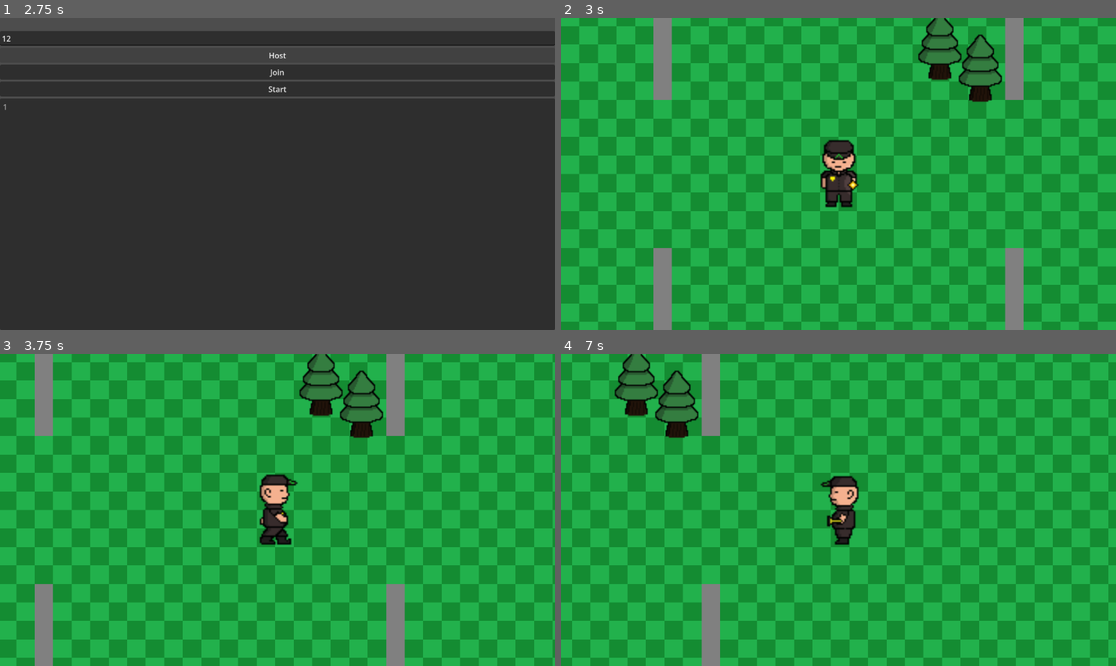
Above: before the commit, frames 1-4 (two rows, left to right).
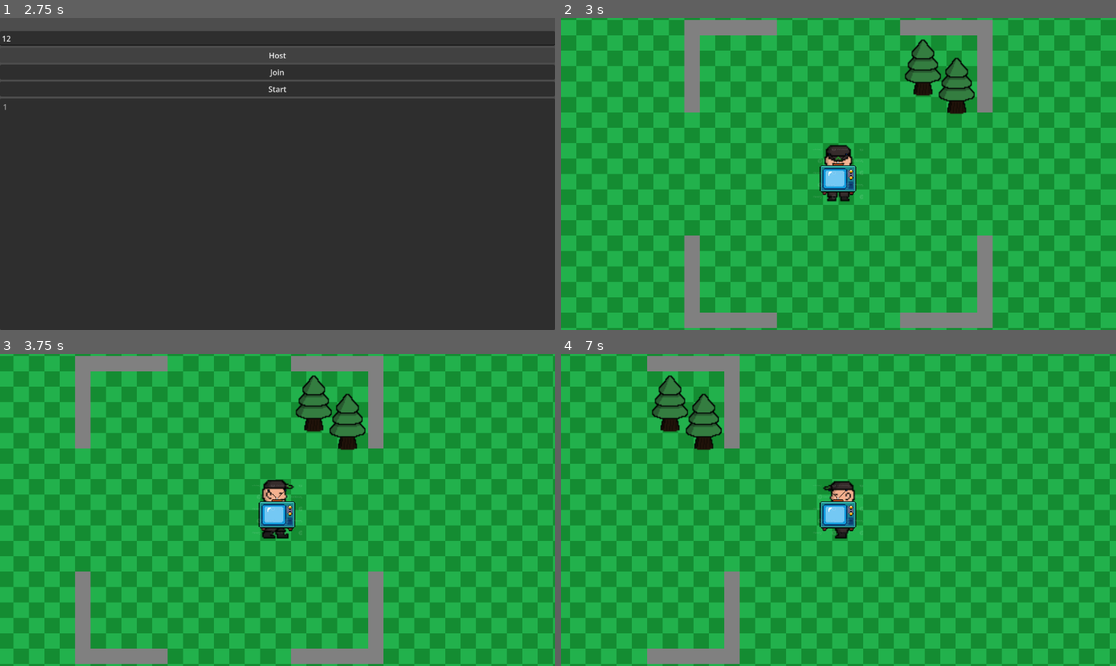
Above: after the commit, the same moments.

Repository: Ryu-Ong/prop
Game: Godot game, scene res://asset/Main_menu.tscn
Two runs of this game, one before a commit and one after it. Both use one fixed random seed, a clock stepped at 60 frames per second and the inputs below.
Inputs (mouse positions are in pixels of both pictures, inside the frame that each line leads up to):
- Up to frame 1 (2.75 s): click "Start game" at 0.5 s; click (277, 39) at 1.27 s; type "12" at 1.35 s; click "Host" at 2 s
- Up to frame 2 (3 s): click "Start" at 2.75 s
- Up to frame 3 (3.75 s): hold Right (hunter_right) from 3.53 s (still down)
- Up to frame 4 (7 s): release Right (hunter_right) at 4.28 s; hold Down (hunter_down) 4.28-5.03 s; hold Right (hunter_right) 5.03-5.78 s; hold Up (hunter_up) 5.78-6.53 s; hold Left (hunter_left) from 6.53 s (still down)

Frame 1 is identical in both runs. In frame 2, 55% of the frame differs, in the area x 0-100%, y 0-100%; in frame 3, 56%; in frame 4, 53%.

Commit message:
The hider spawns, not separated yet

Diff:
--- /dev/null
+++ b/Hider.gd
@@ -0,0 +1,21 @@
+extends CharacterBody2D
+
+
+const SPEED = 500.0
+
+@onready var camera = $Camera2D
+
+var last_position = Vector2.ZERO
+
+func _ready():
+	camera.enabled = is_multiplayer_authority()
+	collision_layer = 2
+	collision_mask = 1
+
+func _physics_process(delta: float) -> void:
+	if is_multiplayer_authority():
+		var direction = Input.get_vector("hunter_left", "hunter_right", "hunter_up", "hunter_down")
+		velocity = direction * SPEED
+		move_and_slide()
+	var move_delta = position - last_position
+	last_position = position
--- /dev/null
+++ b/Hider.tscn
@@ -0,0 +1,32 @@
+[gd_scene format=3 uid="uid://bec406ki7um3q"]
+
+[ext_resource type="Script" uid="uid://vd2wn3458ir5" path="res://Hider.gd" id="1_mhxh4"]
+[ext_resource type="Texture2D" uid="uid://di38k233l255t" path="res://asset/pixel-art-of-retro-tv-set-with-simple-design-png.webp" id="2_mhxh4"]
+
+[sub_resource type="RectangleShape2D" id="RectangleShape2D_hqtel"]
+size = Vector2(75, 65)
+
+[sub_resource type="SceneReplicationConfig" id="SceneReplicationConfig_i3pqv"]
+properties/0/path = NodePath(".:position")
+properties/0/spawn = true
+properties/0/replication_mode = 1
+
+[node name="Hider" type="CharacterBody2D" unique_id=1636324958]
+collision_layer = 3
+script = ExtResource("1_mhxh4")
+
+[node name="CollisionShape2D" type="CollisionShape2D" parent="." unique_id=1701431440]
+position = Vector2(-1.5, 10.5)
+shape = SubResource("RectangleShape2D_hqtel")
+
+[node name="Camera2D" type="Camera2D" parent="." unique_id=1203866963]
+zoom = Vector2(1.2, 1.2)
+limit_enabled = false
+
+[node name="MultiplayerSynchronizer" type="MultiplayerSynchronizer" parent="." unique_id=630619689]
+replication_config = SubResource("SceneReplicationConfig_i3pqv")
+
+[node name="Sprite2D" type="Sprite2D" parent="." unique_id=234461220]
+position = Vector2(-0.9999999, -9.536743e-07)
+scale = Vector2(0.10663266, 0.10663266)
+texture = ExtResource("2_mhxh4")
--- a/node_2d.gd
+++ b/node_2d.gd
@@ -1,6 +1,8 @@
 extends Node2D
 
 @export var player_scene : PackedScene
+@export var Hider_scene : PackedScene
+
 
 func _ready():
 	print("READY - my id: ", multiplayer.get_unique_id(), " is server: ", multiplayer.is_server())
@@ -33,10 +35,15 @@
 	if has_node(str(id)):
 		return
 	var player = player_scene.instantiate()
+	var Hider = Hider_scene.instantiate()
 	player.name = str(id)
 	player.set_multiplayer_authority(id)
 	add_child(player)
 	player.position = Vector2(0, 0)
+	Hider.name = str(id)
+	Hider.set_multiplayer_authority(id)
+	add_child(Hider)
+	Hider.position = Vector2(0, 0)
 # player.position = Vector2(200 + randi() % 200, 200 + randi() % 200)
 
 func remove_player(id: int):
--- a/node_2d.tscn
+++ b/node_2d.tscn
@@ -5,6 +5,7 @@
 [ext_resource type="Script" uid="uid://cmt5r84n33b3h" path="res://node_2d.gd" id="1_rj586"]
 [ext_resource type="Texture2D" uid="uid://bknyxhdnt4n5j" path="res://asset/gray_square.png" id="2_0hol4"]
 [ext_resource type="PackedScene" uid="uid://cao1otk0rmyt0" path="res://player.tscn" id="2_4d7sh"]
+[ext_resource type="PackedScene" uid="uid://bec406ki7um3q" path="res://Hider.tscn" id="3_hqns4"]
 [ext_resource type="Texture2D" uid="uid://x8agyksrpyw6" path="res://asset/gray_dark.png" id="4_kdubu"]
 [ext_resource type="Texture2D" uid="uid://cif3d7d2bq6xr" path="res://asset/brown_darker.png" id="5_rj586"]
 [ext_resource type="Texture2D" uid="uid://pxe3pu8bwpbw" path="res://asset/brown_dark.png" id="6_4d7sh"]
@@ -79,6 +80,7 @@
 [node name="GameMap" type="Node2D" unique_id=1651354218]
 script = ExtResource("1_rj586")
 player_scene = ExtResource("2_4d7sh")
+Hider_scene = ExtResource("3_hqns4")
 
 [node name="TileMapLayer" type="TileMapLayer" parent="." unique_id=721839417]
 tile_map_data = PackedByteArray("AAD9////AQAAAAAAAAD6////BgAAAAAAAAD6//7/AQAAAAAAAAD6/wIAAQAAAAAAAAD6/wYAAQAAAAAAAAD6/w …(159920 unchanged characters)…
--- a/player.tscn
+++ b/player.tscn
@@ -8,7 +8,7 @@
 [ext_resource type="Texture2D" uid="uid://b4jxx80tas3ds" path="res://asset/Security Guard walk up.png" id="6_dw050"]
 
 [sub_resource type="RectangleShape2D" id="RectangleShape2D_hqtel"]
-size = Vector2(63, 116)
+size = Vector2(62, 116)
 
 [sub_resource type="SceneReplicationConfig" id="SceneReplicationConfig_i3pqv"]
 properties/0/path = NodePath(".:position")
@@ -175,17 +175,16 @@
 script = ExtResource("1_onrkg")
 
 [node name="CollisionShape2D" type="CollisionShape2D" parent="." unique_id=1701431440]
+position = Vector2(-1, -1)
 shape = SubResource("RectangleShape2D_hqtel")
 
 [node name="Camera2D" type="Camera2D" parent="." unique_id=1203866963]
-zoom = Vector2(1.2, 1.2)
-limit_enabled = false
 
 [node name="MultiplayerSynchronizer" type="MultiplayerSynchronizer" parent="." unique_id=630619689]
 replication_config = SubResource("SceneReplicationConfig_i3pqv")
 
 [node name="Animations" type="AnimatedSprite2D" parent="." unique_id=1483874943]
-position = Vector2(1.9999998, 1.9999999)
-scale = Vector2(2.7107816, 2.627281)
+position = Vector2(0.9999943, 1)
+scale = Vector2(2.7285159, 2.644469)
 sprite_frames = SubResource("SpriteFrames_dx0e4")
 animation = &"Sec Idle Down"
Not shown, added: Hider.gd.uid
Binary file added: asset/pixel-art-of-retro-tv-set-with-simple-design-png.webp
Not shown, added: asset/pixel-art-of-retro-tv-set-with-simple-design-png.webp.import
